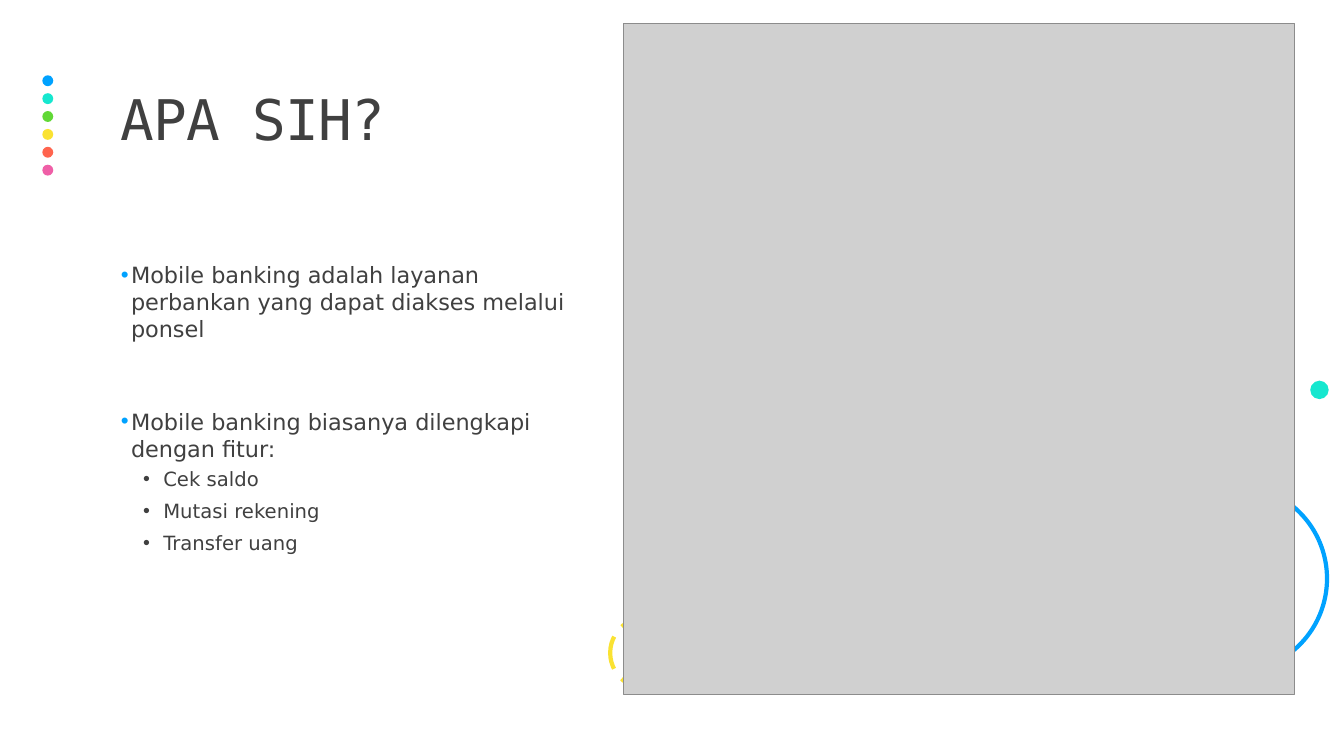
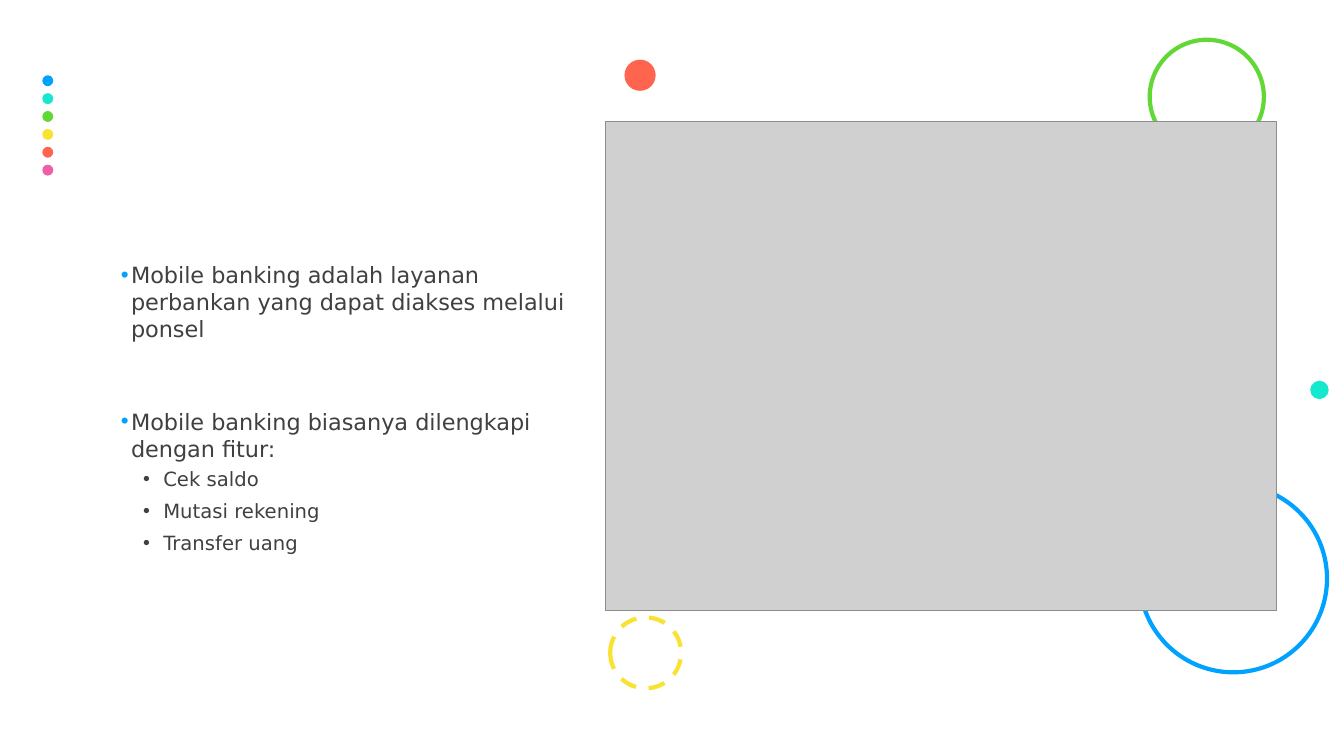
Before and after one commit to rxnvz/btpns-final, a slide deck: slide 3 of Mini Mobile Banking.pptx. Drawn at 1344x756 pixels with LibreOffice and Linux fonts; fonts in the diff are those of the drawing; grey boxes stand for pictures. Boxes give left, top, right and bottom in pixels: in the first picture for what was removed or moved away, otherwise in the second. Text is boxed around its words. In the diff, an @@ line names an element or a change of style, - is before the commit and + after.

```diff
--- a/Mini Mobile Banking.pptx
+++ b/Mini Mobile Banking.pptx
@@ ellipse added at (x1=1150, y1=39, x2=1264, y2=153), outline #61D836 3 pt @@
@@ title removed at (x1=121, y1=98, x2=386, y2=141) @@
-APA SIH?
@@ picture resized from (x1=623, y1=23, x2=1295, y2=695) to (x1=605, y1=122, x2=1276, y2=611) @@
```
Also in this commit, not shown: 1 other slide changed, 3 other files.
